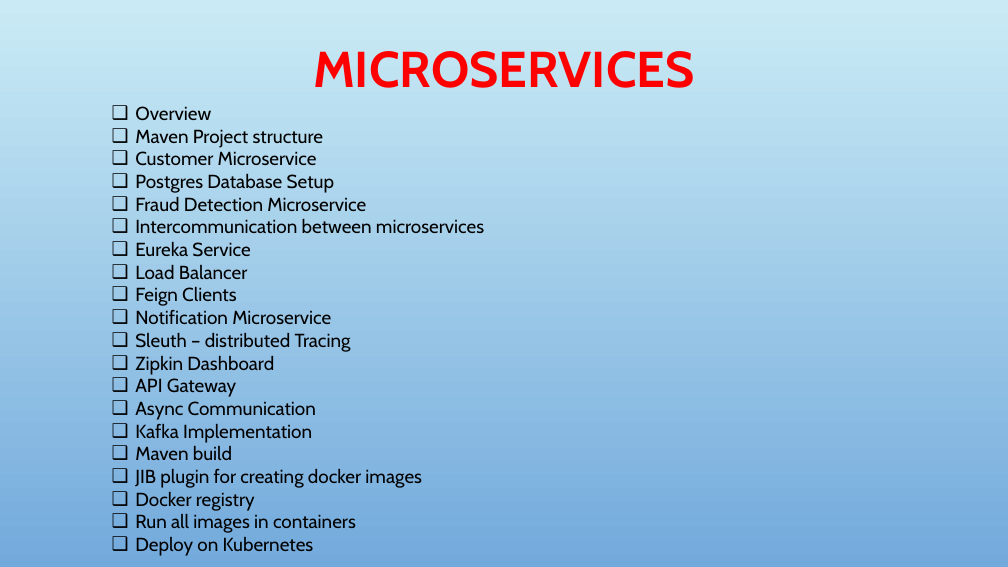
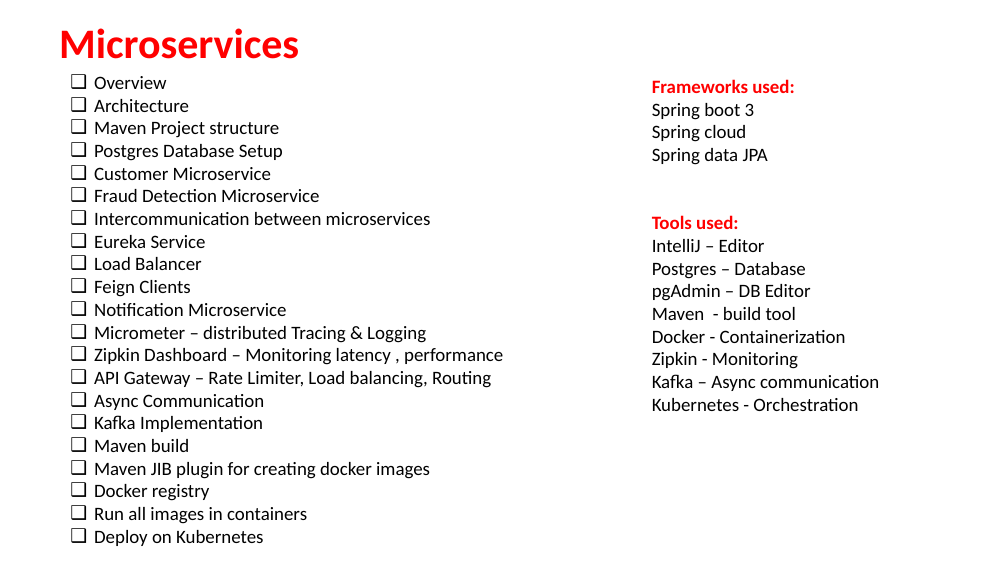
Before and after one commit to AnupBhagwat7/myjavablog-microservice, a slide deck: slide 2 of Microservices.pptx (slide 1 before the commit). Drawn at 1008x567 pixels with LibreOffice and Linux fonts; fonts in the diff are those of the drawing; background and template pictures are left out. Boxes give left, top, right and bottom in pixels: in the first picture for what was removed or moved away, otherwise in the second. Text is boxed around its words. In the diff, an @@ line names an element or a change of style, - is before the commit and + after.

Commit message:
PPT update

```diff
--- a/Microservices.pptx
+++ b/Microservices.pptx
@@ background picture (left out) to #FFFFFF @@
@@ title at [59,28,299,59]: text changed; size 48 to 40 pt; font Cabin to Calibri @@
-MICROSERVICES
+Microservices
@@ text "Overview": place and size @@
-text "Overview" at [135,106,484,556]
+text "Overview" at [94,76,503,546]
@@ text at [94,76,431,546]: font Cabin to Calibri in "Overview", "Maven Project structure", "Customer Microservice", "Fraud Detection Microservice" and 11 more places @@
@@ text added at [652,79,879,411], 18 pt, text #000000 @@
+Frameworks used:
+Spring boot 3
+Spring cloud
+Spring data JPA
+Tools used:
+IntelliJ – Editor
+Postgres – Database
+pgAdmin – DB Editor
+Maven - build tool
+Docker - Containerization
+Zipkin - Monitoring
+Kafka – Async communication
+Kubernetes - Orchestration
@@ text at [94,99,189,112]: paragraph added @@
+❑ Architecture
@@ text at [94,144,283,161]: paragraph added @@
+❑ Postgres Database Setup
@@ text at [135,174,335,193]: paragraph removed @@
-❑ Postgres Database Setup
@@ text at [94,326,503,388]: text changed; font Cabin to Calibri @@
-❑ Sleuth – distributed Tracing
-❑ Zipkin Dashboard
-❑ API Gateway
+❑ Micrometer – distributed Tracing & Logging
+❑ Zipkin Dashboard – Monitoring latency , performance
+❑ API Gateway – Rate Limiter, Load balancing, Routing
@@ text at [94,462,430,479]: text changed; font Cabin to Calibri @@
-❑ JIB plugin for creating docker images
+❑ Maven JIB plugin for creating docker images
```
Also in this commit, not shown: 1 other slide changed, 1 slide added.
